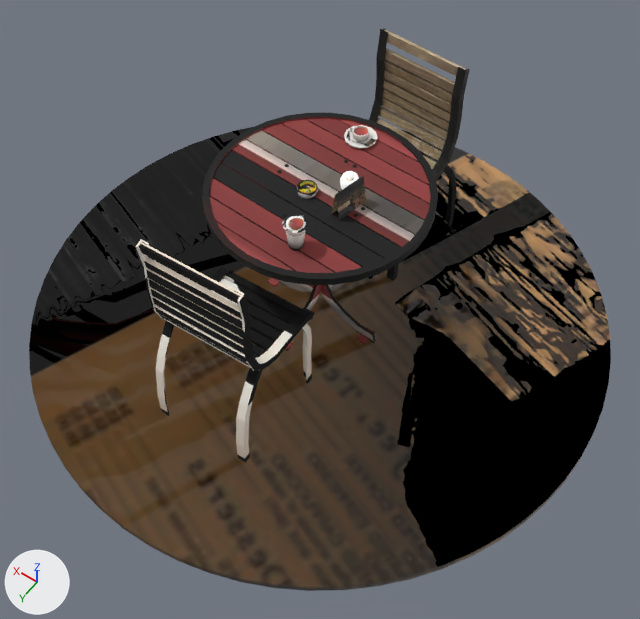
Two versions of the glTF model assets/p_cafe_set.glb, one commit apart.
One viewpoint serves both versions: a 50 mm camera at (-2.06, 2.89, 3.5) aimed at (-0.19, 0.27, -0.61). The lights are fixed; the arrows at lower left show +X, +Y and +Z. The older version comes first. Where no turn or scale is listed for an object, it has been applied to the vertices.

The scene before the commit, as lines of its bpy script (objects in view):
```python
ob_chair_1_001 = bpy.data.objects.new('chair_1.001', me_chair_1)
ob_chair_1_001.location = (0.017, -0.809, -0.333)
ob_chair_2_001 = bpy.data.objects.new('chair_2.001', me_chair_2)
ob_chair_2_001.location = (0.015, 0.81, -0.333)
ob_coffe__tall_001 = bpy.data.objects.new('coffe -tall.001', me_coffe__tall)
ob_coffe__tall_001.location = (-0.133, 0.403, 0.134)
ob_menu_001 = bpy.data.objects.new('menu.001', me_menu)
ob_menu_001.location = (-0.206, 0.019, 0.116)
ob_place_001 = bpy.data.objects.new('place.001', me_place)
ob_place_001.location = (0.0, 0.0, -1.037)
ob_table_001 = bpy.data.objects.new('table.001', me_table)
ob_table_001.location = (0.0, 0.0, -0.484)
```
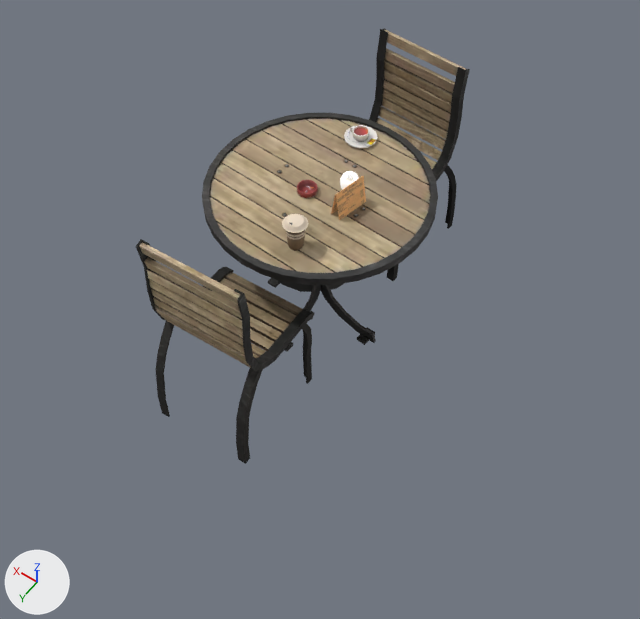
The change in detail:
Picture 'Image_2' (img_image_2) is now built by load_image('Image_2', '_unpacked/Image_2', 512, 512, 'sRGB') instead of load_image('Image_2', '_unpacked/Image_2', 512, 512, 'Non-Color').
Material 'coffe-tall' (mat_coffe_tall) changes its picture from img_image_8 to img_image_6.
Material 'table' (mat_table) changes its picture from img_image_5 to img_image_3.
Material 'chair_2' (mat_chair_2) changes its picture from img_image_4 to img_image_2.
Material 'menu' (mat_menu) changes its picture from img_image_3 to img_image_1.
Object 'place.001' (ob_place_001) is deleted.

Location of each change, (x1, y1, x2, y2) in pixels of the pictures (640 x 619 px):
'place.001', deleted
    before: (29, 126, 611, 591)
'table.001', surface changed (lighter)
    both: (202, 113, 438, 351)
'chair_2.001', surface changed
    both: (136, 239, 314, 462)
'menu.001', surface changed (lighter)
    both: (331, 176, 366, 220)
'coffe -tall.001', surface changed
    both: (282, 214, 308, 251)
